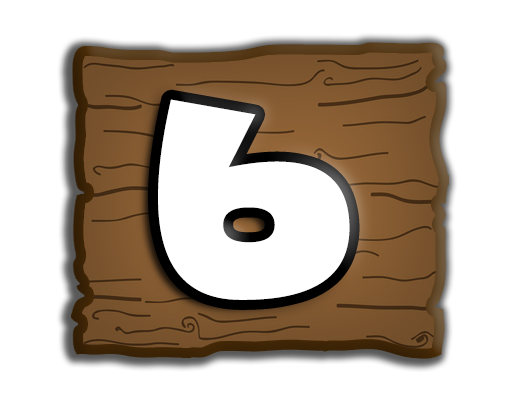
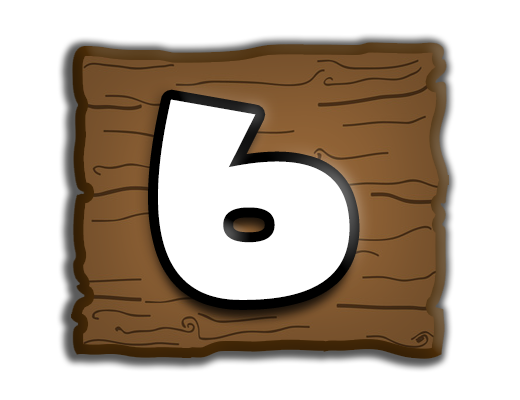
The second 520 × 400 image is a revision of the first. Changes to its layers:
pixels changed over [140, 101, 360, 326] (layer not identified)
